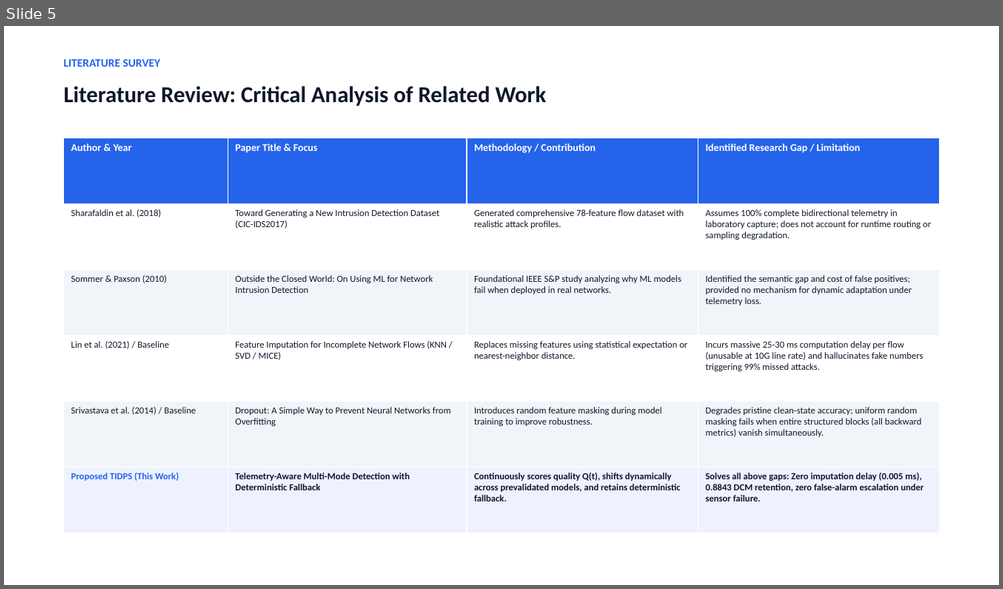
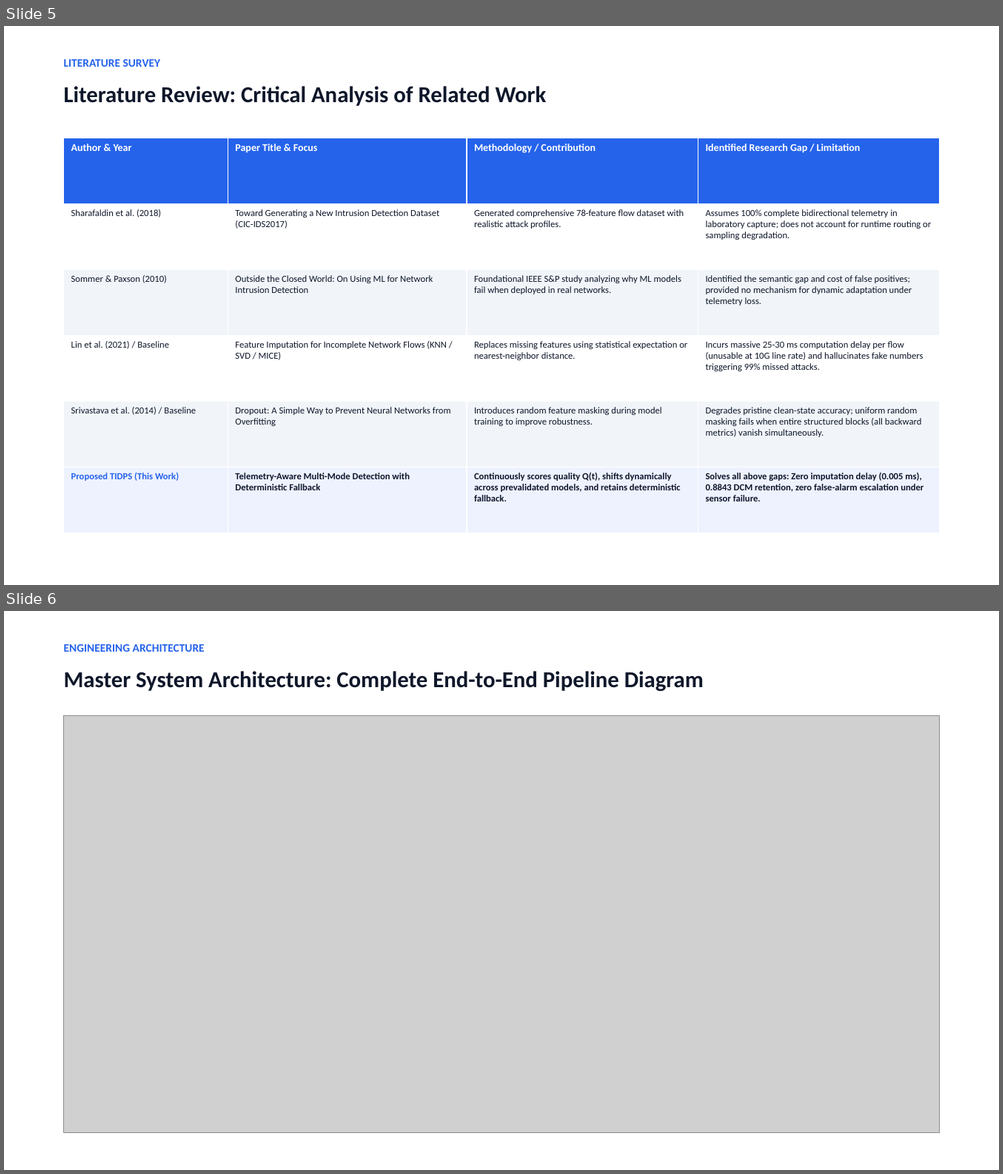
Before and after one commit to THARAKESHA/resilient-nidps, a slide deck: Telemetry_Aware_Resilient_NIDPS_Review1.pptx. Shown one above the other, each under a label of ours: slide 5 before the commit, slides 5 and 6 after it. The pictures are 1003x589 and 1003x1174 pixels, drawn with LibreOffice and Linux fonts; fonts in the diff are those of the drawing; grey boxes stand for pictures. Boxes give left, top, right and bottom in pixels: in the first picture for what was removed or moved away, otherwise in the second. Text is boxed around its words. In the diff, an @@ line names an element or a change of style, - is before the commit and + after.

Commit message:
Embed Master Architecture Diagram and Empirical Curves into Review 1 Presentation

```diff
--- a/Telemetry_Aware_Resilient_NIDPS_Review1.pptx
+++ b/Telemetry_Aware_Resilient_NIDPS_Review1.pptx
@@ slide 6 added at [4, 611, 999, 1170], background #FFFFFF @@
@@ text added at [64, 644, 205, 652], 11 pt, text #2563EB, bold @@
+ENGINEERING ARCHITECTURE
@@ text added at [64, 671, 703, 692], 22 pt, text #0F172A, bold @@
+Master System Architecture: Complete End-to-End Pipeline Diagram
@@ picture added at [64, 715, 939, 1133] @@
```
Also in this commit, not shown: 5 slides changed, 2 other slides added, 1 other file.
